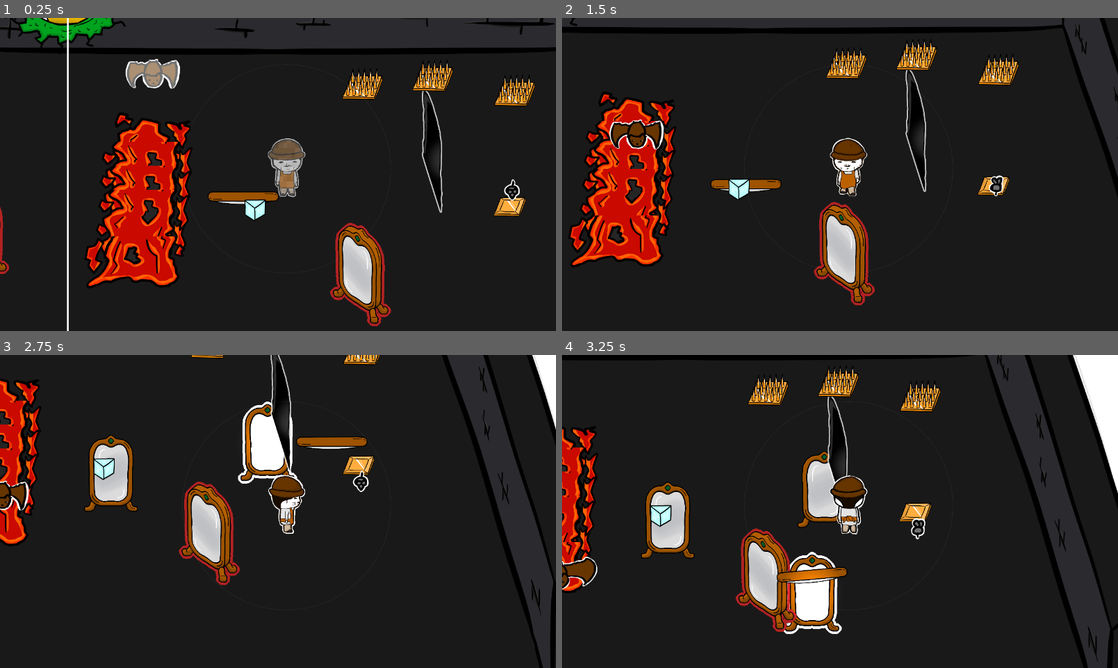
Above: before the commit, frames 1-4 (two rows, left to right).
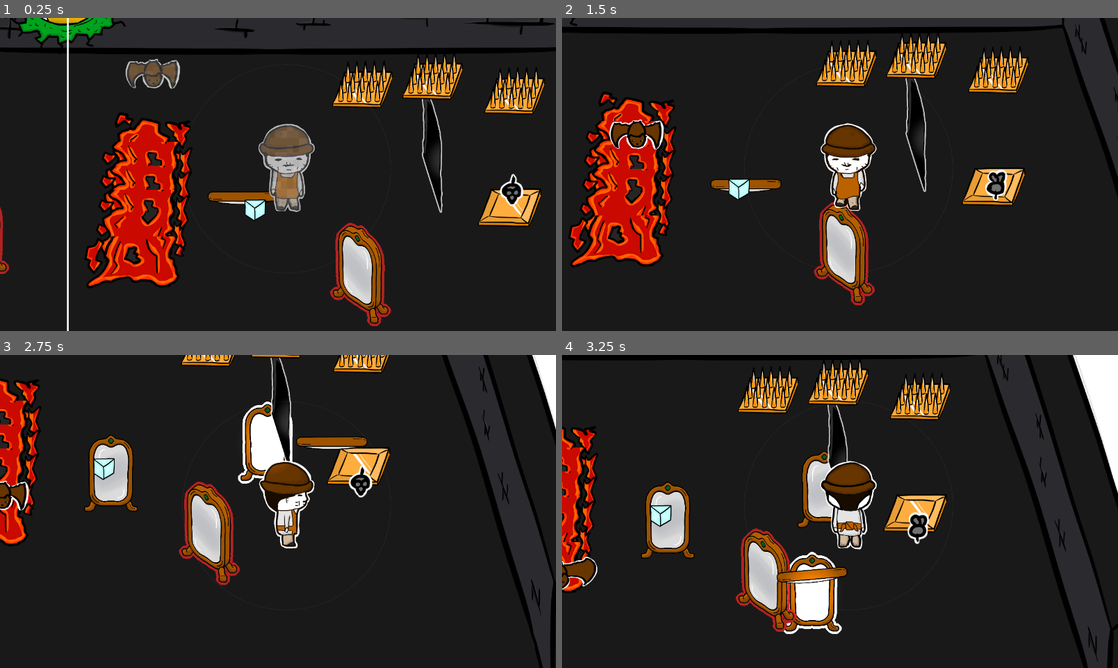
Above: after the commit, the same moments.

Repository: londek/bazylustra
Game: Godot game, scene res://scenes/levels/level.tscn
Two runs of this game, one before a commit and one after it. Both use one fixed random seed, a clock stepped at 60 frames per second and the inputs below.
Inputs (mouse positions are in pixels of both pictures, inside the frame that each line leads up to):
- Up to frame 1 (0.25 s): no input
- Up to frame 2 (1.5 s): move the mouse to (962, 158) at 0.52 s; hold D (right) 0.53-1.28 s; click (962, 158) at 0.6 s; move the mouse to (728, 190) at 1.27 s; hold S (down) from 1.28 s (still down); right-click (728, 190) at 1.35 s
- Up to frame 3 (2.75 s): click (166, 527) at 1.55 s; move the mouse to (333, 442) at 2.02 s; release S (down) at 2.03 s; hold D (right) from 2.03 s (still down); click (333, 442) at 2.1 s
- Up to frame 4 (3.25 s): move the mouse to (812, 574) at 2.77 s; release D (right) at 2.78 s; hold W (up) from 2.78 s (still down); tap Mouse wheel up (rotate_left_little) at 2.85 s; click (812, 574) at 3.05 s

The runs differ from the first frame. In frame 1, 6.1% of the frame differs, in the area x 22-98%, y 11-67%; in frame 2, 5.3%; in frame 3, 3.2%; in frame 4, 5.4%.

Commit message:
level 4, changed lava colliders

Diff:
--- a/assets/shaders/stoned_visual.tres
+++ b/assets/shaders/stoned_visual.tres
@@ -29,7 +29,7 @@
 render_mode blend_mix;
 
 uniform sampler2D IMG;
-uniform float progress : hint_range(0, 1, 0.10000000149012) = 0;
+uniform float progress : hint_range(0, 1, 0.10000000149012) = 1;
 
 
 
--- a/scenes/levels/level.tscn
+++ b/scenes/levels/level.tscn
@@ -6,13 +6,11 @@
 [ext_resource type="PackedScene" uid="uid://bjo3n3e4w4d21" path="res://scenes/objects/exit.tscn" id="3_m811y"]
 [ext_resource type="PackedScene" uid="uid://ddmxx0a0mg7ia" path="res://scenes/player/player.tscn" id="4_jpm1u"]
 [ext_resource type="PackedScene" uid="uid://dinont5i2mn5t" path="res://scenes/objects/rat.tscn" id="6_g6tdg"]
-[ext_resource type="Texture2D" uid="uid://b5bkg5kooyd6o" path="res://assets/objects/plate_up_gold.png" id="7_aac56"]
 [ext_resource type="PackedScene" uid="uid://cyo23umo4frlx" path="res://scenes/objects/laser.tscn" id="7_d6bhu"]
 [ext_resource type="PackedScene" uid="uid://xanx05mu3sur" path="res://scenes/objects/bat.tscn" id="7_ne2d8"]
 [ext_resource type="PackedScene" uid="uid://thrppbl7ql68" path="res://scenes/objects/pressure_plate.tscn" id="8_dl2ul"]
 [ext_resource type="PackedScene" uid="uid://umfj3l0v6mu0" path="res://scenes/objects/prism.tscn" id="8_hifb8"]
 [ext_resource type="PackedScene" uid="uid://bdsgt53px4t4q" path="res://scenes/objects/mirror.tscn" id="8_u0gsn"]
-[ext_resource type="Texture2D" uid="uid://7qropf3st8dl" path="res://assets/objects/plate_down_gold.png" id="8_wml11"]
 [ext_resource type="PackedScene" uid="uid://cc4djhdh7x178" path="res://scenes/objects/spikes.tscn" id="9_w1fdj"]
 [ext_resource type="PackedScene" uid="uid://dnyk0pa1cd3xx" path="res://scenes/objects/lava.tscn" id="15_60aut"]
 [ext_resource type="PackedScene" uid="uid://dyp1fxrfs7obq" path="res://scenes/objects/lava_tile_top.tscn" id="16_bgnof"]
@@ -56,8 +54,6 @@
 [node name="PressurePlate" parent="Objects" node_paths=PackedStringArray("spikes") instance=ExtResource("8_dl2ul")]
 position = Vector2(1778, 241)
 spikes = [NodePath("../Spikes"), NodePath("../Spikes2"), NodePath("../Spikes3")]
-sprite = ExtResource("7_aac56")
-sprite_pressed = ExtResource("8_wml11")
 
 [node name="Spikes" parent="Objects" instance=ExtResource("9_w1fdj")]
 position = Vector2(1816, -648)
@@ -92,7 +88,7 @@
 zoom = Vector2(0.3, 0.3)
 metadata/_edit_lock_ = true
 
-[node name="Laser" parent="." node_paths=PackedStringArray("mirror_cursor") instance=ExtResource("7_d6bhu")]
+[node name="Laser" parent="." instance=ExtResource("7_d6bhu")]
 position = Vector2(-1613, -1309)
 angle = 90.0
 
--- a/scenes/levels/level_3.tscn
+++ b/scenes/levels/level_3.tscn
@@ -7,15 +7,19 @@
 [ext_resource type="PackedScene" uid="uid://bdsgt53px4t4q" path="res://scenes/objects/mirror.tscn" id="5_05gxo"]
 [ext_resource type="PackedScene" uid="uid://umfj3l0v6mu0" path="res://scenes/objects/prism.tscn" id="5_mkw3o"]
 [ext_resource type="PackedScene" uid="uid://ddmxx0a0mg7ia" path="res://scenes/player/player.tscn" id="6_usdmf"]
+[ext_resource type="PackedScene" uid="uid://xanx05mu3sur" path="res://scenes/objects/bat.tscn" id="7_jh454"]
+[ext_resource type="PackedScene" uid="uid://thrppbl7ql68" path="res://scenes/objects/pressure_plate.tscn" id="7_paifo"]
 [ext_resource type="PackedScene" uid="uid://cyo23umo4frlx" path="res://scenes/objects/laser.tscn" id="7_s5e6w"]
-[ext_resource type="PackedScene" uid="uid://dnyk0pa1cd3xx" path="res://scenes/objects/lava.tscn" id="8_gxfhs"]
+[ext_resource type="PackedScene" uid="uid://cc4djhdh7x178" path="res://scenes/objects/spikes.tscn" id="8_sp7os"]
+[ext_resource type="PackedScene" uid="uid://d3457f7vymrfb" path="res://scenes/objects/barrel.tscn" id="9_3qf4e"]
 [ext_resource type="PackedScene" uid="uid://u1slk8d2246i" path="res://scenes/entrance.tscn" id="9_76gmf"]
-[ext_resource type="PackedScene" uid="uid://cxych22u744p6" path="res://scenes/objects/lava_tile_bottom.tscn" id="10_i16kt"]
-[ext_resource type="PackedScene" uid="uid://cd6u6xe3l2iuy" path="res://scenes/objects/lava_tile_middle.tscn" id="11_aqp6h"]
-[ext_resource type="PackedScene" uid="uid://dyp1fxrfs7obq" path="res://scenes/objects/lava_tile_top.tscn" id="12_t0dq3"]
+[ext_resource type="PackedScene" uid="uid://dinont5i2mn5t" path="res://scenes/objects/rat.tscn" id="10_nlkh2"]
+[ext_resource type="PackedScene" uid="uid://b1x1xa4x2apgy" path="res://scenes/objects/lava_middle_animated.tscn" id="16_v88gm"]
+[ext_resource type="Texture2D" uid="uid://b48ol41kn2pi6" path="res://assets/objects/lava_top.png" id="19_w3tle"]
+[ext_resource type="Texture2D" uid="uid://lvv102m3166o" path="res://assets/objects/lava_bottom.png" id="21_cnrxm"]
 
 [sub_resource type="RectangleShape2D" id="RectangleShape2D_6clpm"]
-size = Vector2(322, 300)
+size = Vector2(612, 17)
 
 [node name="level3" type="Node2D"]
 y_sort_enabled = true
@@ -55,7 +59,35 @@
 [node name="Prism" parent="Objects" instance=ExtResource("5_mkw3o")]
 position = Vector2(926, 311)
 
+[node name="PressurePlate" parent="Objects" node_paths=PackedStringArray("spikes") instance=ExtResource("7_paifo")]
+position = Vector2(-1937, 1611)
+spikes = [NodePath("../Spikes")]
+
+[node name="Spikes" parent="Objects" instance=ExtResource("8_sp7os")]
+position = Vector2(2428, -3)
+flip_horizontal = true
+
+[node name="barrel" parent="Objects" instance=ExtResource("9_3qf4e")]
+position = Vector2(-1230, 465)
+
+[node name="barrel2" parent="Objects" instance=ExtResource("9_3qf4e")]
+position = Vector2(-840, 694)
+
+[node name="barrel3" parent="Objects" instance=ExtResource("9_3qf4e")]
+position = Vector2(-498, 1022)
+
 [node name="Entities" type="Node2D" parent="."]
+
+[node name="Bat" parent="Entities" instance=ExtResource("7_jh454")]
+position = Vector2(1766, -402)
+waypoint_a = Vector2(1770, -400)
+waypoint_b = Vector2(2000, 1050)
+
+[node name="Rat" parent="Entities" instance=ExtResource("10_nlkh2")]
+position = Vector2(-1771, 465)
+waypoint_a = Vector2(-1880, 500)
+waypoint_b = Vector2(-1990, 1840)
+speed = 300.0
 
 [node name="Player" parent="." node_paths=PackedStringArray("mirror_cursor") instance=ExtResource("6_usdmf")]
 z_index = 999
@@ -90,32 +122,46 @@
 color = Color(0.28485, 0.28485, 0.28485, 1)
 blend_mode = 1
 
-[node name="Lava" parent="." instance=ExtResource("8_gxfhs")]
-z_index = -1
-position = Vector2(-1561, -205)
-skew = -0.268781
-
-[node name="LavaTileBottom" parent="Lava" instance=ExtResource("10_i16kt")]
-position = Vector2(3088, 2133)
-
-[node name="LavaTileMiddle" parent="Lava" instance=ExtResource("11_aqp6h")]
-position = Vector2(3198.17, 1753.11)
-
-[node name="LavaTileMiddle2" parent="Lava" instance=ExtResource("11_aqp6h")]
-position = Vector2(3210.35, 1389.22)
-rotation = 3.14159
-
-[node name="LavaTileMiddle3" parent="Lava" instance=ExtResource("11_aqp6h")]
-position = Vector2(3277.59, 1024.39)
-
-[node name="LavaTileMiddle4" parent="Lava" instance=ExtResource("11_aqp6h")]
-position = Vector2(3290.31, 658.422)
-rotation = 3.14159
-
-[node name="LavaTileTop" parent="Lava" instance=ExtResource("12_t0dq3")]
-position = Vector2(3377.04, 263.459)
-
 [node name="Entrance" parent="." instance=ExtResource("9_76gmf")]
 position = Vector2(-2570, -561)
 
+[node name="LavaReimagined" type="StaticBody2D" parent="."]
+position = Vector2(1269, 890)
+collision_layer = 32
+
+[node name="LavaTiles" type="Node2D" parent="LavaReimagined"]
+z_index = -1
+position = Vector2(164, 192)
+scale = Vector2(2, 2)
+skew = -0.20944
+
+[node name="LavaTop" type="Sprite2D" parent="LavaReimagined/LavaTiles"]
+position = Vector2(303, -537)
+texture = ExtResource("19_w3tle")
+
+[node name="LavaMiddleAnimated" parent="LavaReimagined/LavaTiles" instance=ExtResource("16_v88gm")]
+position = Vector2(293.406, -343.171)
+frame_progress = 0.0
+
+[node name="LavaMiddleAnimated2" parent="LavaReimagined/LavaTiles" instance=ExtResource("16_v88gm")]
+position = Vector2(280, -161)
+rotation = 3.14159
+frame_progress = 0.0
+
+[node name="LavaMiddleAnimated4" parent="LavaReimagined/LavaTiles" instance=ExtResource("16_v88gm")]
+position = Vector2(279, 21)
+rotation = -3.14159
+frame_progress = 0.0
+
+[node name="LavaMiddleAnimated5" parent="LavaReimagined/LavaTiles" instance=ExtResource("16_v88gm")]
+position = Vector2(291, 201)
+frame_progress = 0.0
+
+[node name="LavaBottom" type="Sprite2D" parent="LavaReimagined/LavaTiles"]
+position = Vector2(248.5, 389.5)
+texture = ExtResource("21_cnrxm")
+
+[node name="CollisionPolygon2D" type="CollisionPolygon2D" parent="LavaReimagined"]
+polygon = PackedVector2Array(347, 1114, 392, 595, 317, 272, 229, -564, 225, -1072, 798, -1003, 980, -416, 1269, 1129)
+
 [connection signal="place_mirror" from="MirrorCursor" to="." method="_on_mirror_cursor_place_mirror"]
--- /dev/null
+++ b/scenes/levels/level_4.tscn
@@ -0,0 +1,182 @@
+[gd_scene load_steps=19 format=3 uid="uid://biwvgx3ljd1ro"]
+
+[ext_resource type="Script" path="res://scenes/levels/level.gd" id="1_oqa64"]
+[ext_resource type="Texture2D" uid="uid://svopwtbjbikc" path="res://assets/room.png" id="2_4wshk"]
+[ext_resource type="PackedScene" uid="uid://bjo3n3e4w4d21" path="res://scenes/objects/exit.tscn" id="3_nlkds"]
+[ext_resource type="PackedScene" uid="uid://rm8qttkjv66d" path="res://scenes/objects/mirror_cursor.tscn" id="4_mk8k6"]
+[ext_resource type="PackedScene" uid="uid://thrppbl7ql68" path="res://scenes/objects/pressure_plate.tscn" id="5_hna3t"]
+[ext_resource type="PackedScene" uid="uid://bdsgt53px4t4q" path="res://scenes/objects/mirror.tscn" id="5_mkyu7"]
+[ext_resource type="PackedScene" uid="uid://ddmxx0a0mg7ia" path="res://scenes/player/player.tscn" id="5_sv4u2"]
+[ext_resource type="PackedScene" uid="uid://cyo23umo4frlx" path="res://scenes/objects/laser.tscn" id="6_0dqy1"]
+[ext_resource type="Texture2D" uid="uid://dp88fqa7m0m4t" path="res://assets/objects/plate_up_silver.png" id="6_h76so"]
+[ext_resource type="Texture2D" uid="uid://24673auj11em" path="res://assets/objects/plate_down_silver.png" id="7_dsukl"]
+[ext_resource type="PackedScene" uid="uid://cc4djhdh7x178" path="res://scenes/objects/spikes.tscn" id="8_eieko"]
+[ext_resource type="PackedScene" uid="uid://u1slk8d2246i" path="res://scenes/entrance.tscn" id="8_j1hbl"]
+[ext_resource type="Texture2D" uid="uid://j6mwqvxbbsv8" path="res://assets/objects/spikes_silver.png" id="9_h655d"]
+[ext_resource type="Texture2D" uid="uid://c1nhkeqqlyfti" path="res://assets/objects/spikes_silver_hid.png" id="10_232hk"]
+[ext_resource type="PackedScene" uid="uid://umfj3l0v6mu0" path="res://scenes/objects/prism.tscn" id="12_6b2fc"]
+[ext_resource type="Texture2D" uid="uid://b48ol41kn2pi6" path="res://assets/objects/lava_top.png" id="16_61ygu"]
+[ext_resource type="PackedScene" uid="uid://b1x1xa4x2apgy" path="res://scenes/objects/lava_middle_animated.tscn" id="17_x315k"]
+[ext_resource type="Texture2D" uid="uid://lvv102m3166o" path="res://assets/objects/lava_bottom.png" id="18_n7xnh"]
+
+[node name="level4" type="Node2D"]
+y_sort_enabled = true
+script = ExtResource("1_oqa64")
+
+[node name="SceneConceptFinal" type="Sprite2D" parent="."]
+z_index = -3
+position = Vector2(-29, 49)
+scale = Vector2(2, 2)
+texture = ExtResource("2_4wshk")
+
+[node name="Exit" parent="." instance=ExtResource("3_nlkds")]
+position = Vector2(2704, 1)
+
+[node name="MirrorCursor" parent="." instance=ExtResource("4_mk8k6")]
+
+[node name="Mirrors" type="Node2D" parent="."]
+
+[node name="StaticMirrors" type="Node2D" parent="."]
+
+[node name="Mirror" parent="StaticMirrors" instance=ExtResource("5_mkyu7")]
+position = Vector2(-1042, -205)
+rotation_fake = 140
+immovable = true
+
+[node name="Mirror2" parent="StaticMirrors" instance=ExtResource("5_mkyu7")]
+position = Vector2(-2315, -403)
+rotation_fake = 300
+immovable = true
+
+[node name="Objects" type="Node2D" parent="."]
+
+[node name="PressurePlate" parent="Objects" node_paths=PackedStringArray("spikes") instance=ExtResource("5_hna3t")]
+position = Vector2(1984, 1807)
+spikes = [NodePath("../SpikesG"), NodePath("../SpikesG2"), NodePath("../SpikesG3"), NodePath("../SpikesG4")]
+flip_horizontal = true
+
+[node name="PressurePlate2" parent="Objects" node_paths=PackedStringArray("spikes") instance=ExtResource("5_hna3t")]
+position = Vector2(724, -478)
+spikes = [NodePath("../Spikes2")]
+sprite = ExtResource("6_h76so")
+sprite_pressed = ExtResource("7_dsukl")
+flip_horizontal = true
+
+[node name="SpikesG" parent="Objects" instance=ExtResource("8_eieko")]
+position = Vector2(-1158, 1006)
+
+[node name="SpikesG2" parent="Objects" instance=ExtResource("8_eieko")]
+position = Vector2(-1268, 1273)
+
+[node name="SpikesG3" parent="Objects" instance=ExtResource("8_eieko")]
+position = Vector2(-1371, 1542)
+
+[node name="SpikesG4" parent="Objects" instance=ExtResource("8_eieko")]
+position = Vector2(-1474, 1818)
+
+[node name="Spikes2" parent="Objects" instance=ExtResource("8_eieko")]
+position = Vector2(692, -64)
+sprite = ExtResource("9_h655d")
+sprite_hid = ExtResource("10_232hk")
+flip_horizontal = true
+
+[node name="Prism" parent="Objects" instance=ExtResource("12_6b2fc")]
+position = Vector2(-2022, 51)
+
+[node name="Entities" type="Node2D" parent="."]
+
+[node name="Player" parent="." node_paths=PackedStringArray("mirror_cursor") instance=ExtResource("5_sv4u2")]
+z_index = 999
+position = Vector2(-2791, 1227)
+mirror_cursor = NodePath("../MirrorCursor")
+
+[node name="Camera2D" type="Camera2D" parent="Player"]
+position = Vector2(-66, 44)
+zoom = Vector2(0.2, 0.2)
+limit_left = -3800
+limit_top = -2100
+limit_right = 3800
+limit_bottom = 2100
+position_smoothing_enabled = true
+metadata/_edit_lock_ = true
+
+[node name="Laser" parent="." instance=ExtResource("6_0dqy1")]
+position = Vector2(1651, -1411)
+angle = 95.0
+
+[node name="Walls" type="StaticBody2D" parent="."]
+scale = Vector2(2, 2)
+collision_layer = 4
+collision_mask = 3
+metadata/_edit_lock_ = true
+
+[node name="CollisionPolygon2D" type="CollisionPolygon2D" parent="Walls"]
+polygon = PackedVector2Array(-1746, 952, -1206, -640, -321.934, -633.965, 1138, -624, 1634, 764, 1634, 1016, -1726, 980, -1850, 1073, 1824, 1103, 1600, -908, -1649, -927, -1920, 1009)
+
+[node name="DirectionalLight2D" type="DirectionalLight2D" parent="."]
+visible = false
+color = Color(0.28485, 0.28485, 0.28485, 1)
+blend_mode = 1
+
+[node name="Entrance" parent="." instance=ExtResource("8_j1hbl")]
+position = Vector2(-3092, 1093)
+
+[node name="LavaReimagined" type="StaticBody2D" parent="."]
+position = Vector2(990, 40)
+collision_layer = 32
+
+[node name="LavaTiles" type="Node2D" parent="LavaReimagined"]
+z_index = -1
+position = Vector2(423, 372)
+rotation = -0.200713
+scale = Vector2(1.8, 2)
+skew = -0.120428
+
+[node name="LavaTop" type="Sprite2D" parent="LavaReimagined/LavaTiles"]
+position = Vector2(303, -537)
+texture = ExtResource("16_61ygu")
+
+[node name="LavaMiddleAnimated" parent="LavaReimagined/LavaTiles" instance=ExtResource("17_x315k")]
+position = Vector2(293.406, -343.171)
+frame_progress = 0.0
+
+[node name="LavaMiddleAnimated5" parent="LavaReimagined/LavaTiles" instance=ExtResource("17_x315k")]
+position = Vector2(292.307, -159.735)
+frame_progress = 0.0
+
+[node name="LavaBottom" type="Sprite2D" parent="LavaReimagined/LavaTiles"]
+position = Vector2(249.807, 28.7654)
+texture = ExtResource("18_n7xnh")
+
+[node name="CollisionPolygon2D" type="CollisionPolygon2D" parent="LavaReimagined"]
+visible = false
+polygon = PackedVector2Array(584, 606, 492, 350, 524, 111, 473.317, -89.5298, 481, -192, 399, -295, 367.396, -436.13, 378, -556, 306, -755, 281, -969, 855, -965, 1258, 471)
+
+[node name="LavaReimagined2" type="StaticBody2D" parent="."]
+position = Vector2(1458, 1897)
+collision_layer = 32
+
+[node name="LavaTiles" type="Node2D" parent="LavaReimagined2"]
+z_index = -1
+position = Vector2(924, -1151)
+rotation = -3.43306
+scale = Vector2(1.8, 2)
+skew = -0.120428
+
+[node name="LavaTop" type="Sprite2D" parent="LavaReimagined2/LavaTiles"]
+position = Vector2(302.271, -526.163)
+texture = ExtResource("16_61ygu")
+
+[node name="LavaMiddleAnimated5" parent="LavaReimagined2/LavaTiles" instance=ExtResource("17_x315k")]
+position = Vector2(295.739, -331.574)
+frame_progress = 0.0
+
+[node name="LavaBottom" type="Sprite2D" parent="LavaReimagined2/LavaTiles"]
+position = Vector2(253.239, -143.074)
+texture = ExtResource("18_n7xnh")
+
+[node name="CollisionPolygon2D" type="CollisionPolygon2D" parent="LavaReimagined2"]
+visible = false
+polygon = PackedVector2Array(584, 606, 492, 350, 524, 111, 473.317, -89.5298, 481, -192, 399, -295, 367.396, -436.13, 378, -556, 306, -755, 281, -969, 855, -965, 1258, 471)
+
+[connection signal="place_mirror" from="MirrorCursor" to="." method="_on_mirror_cursor_place_mirror"]
--- a/scenes/objects/barrel.tscn
+++ b/scenes/objects/barrel.tscn
@@ -4,10 +4,10 @@
 [ext_resource type="Texture2D" uid="uid://flwby8dhlpx3" path="res://assets/objects/barrel_top.png" id="2_7aiix"]
 
 [sub_resource type="RectangleShape2D" id="RectangleShape2D_j1sk8"]
-size = Vector2(231, 205.5)
+size = Vector2(321.75, 205.5)
 
 [node name="barrel" type="StaticBody2D"]
-scale = Vector2(1.2, 1.2)
+scale = Vector2(1.5, 1.5)
 collision_layer = 4
 
 [node name="CollisionShape2D" type="CollisionShape2D" parent="."]
--- a/scenes/objects/bat.tscn
+++ b/scenes/objects/bat.tscn
@@ -1,7 +1,8 @@
-[gd_scene load_steps=23 format=3 uid="uid://xanx05mu3sur"]
+[gd_scene load_steps=24 format=3 uid="uid://xanx05mu3sur"]
 
 [ext_resource type="Script" path="res://scenes/objects/bat.gd" id="1_hyc22"]
 [ext_resource type="Shader" uid="uid://ffsdqokgdg0w" path="res://assets/shaders/stoned_visual.tres" id="2_5cbku"]
+[ext_resource type="Texture2D" uid="uid://j5ohxg5qgccp" path="res://assets/placeholder/noise_.jpg" id="3_b7bwx"]
 [ext_resource type="Texture2D" uid="uid://d01q0mlsryum2" path="res://assets/bat/bat_fly_down_1.png" id="6_4nr0v"]
 [ext_resource type="Texture2D" uid="uid://c1uqb00pi12b2" path="res://assets/bat/bat_fly_down_2.png" id="7_0ar7f"]
 [ext_resource type="Texture2D" uid="uid://dm18br0dly3a1" path="res://assets/bat/bat_fly_down_3.png" id="8_3cclm"]
@@ -22,6 +23,7 @@
 resource_local_to_scene = true
 shader = ExtResource("2_5cbku")
 shader_parameter/progress = 0.0
+shader_parameter/IMG = ExtResource("3_b7bwx")
 
 [sub_resource type="Animation" id="Animation_srn7x"]
 length = 0.001
@@ -101,9 +103,10 @@
 }
 
 [sub_resource type="RectangleShape2D" id="RectangleShape2D_k8xq1"]
-size = Vector2(300, 180)
+size = Vector2(300, 325)
 
 [node name="Bat" type="CharacterBody2D"]
+scale = Vector2(2, 2)
 collision_layer = 8
 collision_mask = 4
 script = ExtResource("1_hyc22")
@@ -126,9 +129,9 @@
 collision_layer = 32
 
 [node name="CollisionShape2D" type="CollisionShape2D" parent="WalkableArea"]
+position = Vector2(-1, -56)
+scale = Vector2(2, 0.2)
 shape = SubResource("RectangleShape2D_k8xq1")
-
-[node name="SafetyGuard" type="StaticBody2D" parent="."]
 
 [connection signal="body_entered" from="WalkableArea" to="." method="_on_walkable_area_body_entered"]
 [connection signal="body_exited" from="WalkableArea" to="." method="_on_walkable_area_body_exited"]
--- /dev/null
+++ b/scenes/objects/lava_middle_animated.tscn
@@ -0,0 +1,45 @@
+[gd_scene load_steps=7 format=3 uid="uid://b1x1xa4x2apgy"]
+
+[ext_resource type="Texture2D" uid="uid://bfi0axqgs1gor" path="res://assets/lava/lava/lava_0001.png" id="1_65fi6"]
+[ext_resource type="Texture2D" uid="uid://htxy8fx6yyo7" path="res://assets/lava/lava/lava_0002.png" id="2_nubnv"]
+[ext_resource type="Texture2D" uid="uid://dgylvtyrhd6ph" path="res://assets/lava/lava/lava_0003.png" id="3_xu1lf"]
+[ext_resource type="Texture2D" uid="uid://bv3nelx6blgmw" path="res://assets/lava/lava/lava_0004.png" id="4_nv0ac"]
+[ext_resource type="Texture2D" uid="uid://c52t0h72455kv" path="res://assets/lava/lava/lava_0005.png" id="5_aw62h"]
+
+[sub_resource type="SpriteFrames" id="SpriteFrames_dc5jg"]
+animations = [{
+"frames": [{
+"duration": 1.0,
+"texture": ExtResource("1_65fi6")
+}, {
+"duration": 1.0,
+"texture": ExtResource("2_nubnv")
+}, {
+"duration": 1.0,
+"texture": ExtResource("3_xu1lf")
+}, {
+"duration": 1.0,
+"texture": ExtResource("4_nv0ac")
+}, {
+"duration": 1.0,
+"texture": ExtResource("5_aw62h")
+}, {
+"duration": 1.0,
+"texture": ExtResource("4_nv0ac")
+}, {
+"duration": 1.0,
+"texture": ExtResource("3_xu1lf")
+}, {
+"duration": 1.0,
+"texture": ExtResource("2_nubnv")
+}],
+"loop": true,
+"name": &"default",
+"speed": 4.0
+}]
+
+[node name="LavaMiddleAnimated" type="AnimatedSprite2D"]
+position = Vector2(228, 21)
+sprite_frames = SubResource("SpriteFrames_dc5jg")
+autoplay = "default"
+frame_progress = 0.694848
--- /dev/null
+++ b/scenes/objects/lava_reimagined.tscn
@@ -0,0 +1,27 @@
+[gd_scene load_steps=4 format=3 uid="uid://bh5k8d7s8b5tj"]
+
+[ext_resource type="Texture2D" uid="uid://b48ol41kn2pi6" path="res://assets/objects/lava_top.png" id="1_e022h"]
+[ext_resource type="Texture2D" uid="uid://c01htk60kqlrs" path="res://assets/objects/lava_middle.png" id="2_ccqbp"]
+[ext_resource type="Texture2D" uid="uid://lvv102m3166o" path="res://assets/objects/lava_bottom.png" id="3_615dx"]
+
+[node name="LavaReimagined" type="StaticBody2D"]
+position = Vector2(-1613, -7)
+collision_layer = 32
+
+[node name="LavaTiles" type="Node2D" parent="."]
+scale = Vector2(2, 2)
+
+[node name="LavaTop" type="Sprite2D" parent="LavaTiles"]
+position = Vector2(367, -291)
+texture = ExtResource("1_e022h")
+
+[node name="LavaMiddle" type="Sprite2D" parent="LavaTiles"]
+position = Vector2(341.5, -96)
+texture = ExtResource("2_ccqbp")
+
+[node name="LavaBottom" type="Sprite2D" parent="LavaTiles"]
+position = Vector2(299.5, 92.5)
+texture = ExtResource("3_615dx")
+
+[node name="CollisionPolygon2D" type="CollisionPolygon2D" parent="."]
+polygon = PackedVector2Array(145, 361, 488, -783, 1042, -733, 1002, 356)
--- a/scenes/objects/pressure_plate.gd
+++ b/scenes/objects/pressure_plate.gd
@@ -14,6 +14,7 @@
 
 func _ready() -> void:
 	sprite_2d.flip_h = flip_horizontal
+	sprite_2d.texture = sprite
 
 var pressed: bool = false:
 	set(val):
--- a/scenes/objects/pressure_plate.tscn
+++ b/scenes/objects/pressure_plate.tscn
@@ -8,6 +8,7 @@
 size = Vector2(109, 84.2045)
 
 [node name="PressurePlate" type="Area2D"]
+scale = Vector2(2, 2)
 collision_layer = 16
 collision_mask = 9
 script = ExtResource("1_sf32u")
--- a/scenes/objects/rat.tscn
+++ b/scenes/objects/rat.tscn
@@ -93,7 +93,7 @@
 
 [node name="Rat" type="CharacterBody2D"]
 position = Vector2(-2, 0)
-scale = Vector2(2, 2)
+scale = Vector2(3, 3)
 collision_layer = 8
 collision_mask = 4
 script = ExtResource("1_r5yls")
--- a/scenes/objects/spikes.tscn
+++ b/scenes/objects/spikes.tscn
@@ -4,18 +4,19 @@
 [ext_resource type="Texture2D" uid="uid://dwfrcyhi0w4kt" path="res://assets/objects/spikes_gold_hid.png" id="1_b368s"]
 [ext_resource type="Texture2D" uid="uid://ba2lki6el686w" path="res://assets/objects/spikes_gold.png" id="1_ujxcy"]
 
-[sub_resource type="RectangleShape2D" id="RectangleShape2D_xmjqr"]
-size = Vector2(250, 250)
+[sub_resource type="RectangleShape2D" id="RectangleShape2D_47123"]
+size = Vector2(220, 220)
 
 [node name="Spikes" type="StaticBody2D"]
-collision_layer = 4
+scale = Vector2(1.5, 1.5)
+collision_layer = 32
 script = ExtResource("1_5dpsx")
 sprite = ExtResource("1_ujxcy")
 sprite_hid = ExtResource("1_b368s")
 
-[node name="CollisionShape2D" type="CollisionShape2D" parent="."]
-shape = SubResource("RectangleShape2D_xmjqr")
-
 [node name="Sprite2D" type="Sprite2D" parent="."]
 position = Vector2(0, 5)
 texture = ExtResource("1_ujxcy")
+
+[node name="CollisionShape2D" type="CollisionShape2D" parent="."]
+shape = SubResource("RectangleShape2D_47123")
--- a/scenes/player/player.tscn
+++ b/scenes/player/player.tscn
@@ -27,8 +27,8 @@
 shader_parameter/IMG = ExtResource("3_8deny")
 
 [sub_resource type="CapsuleShape2D" id="CapsuleShape2D_7r6jy"]
-radius = 117.0
-height = 252.0
+radius = 90.6665
+height = 181.333
 
 [sub_resource type="Animation" id="Animation_xoq2k"]
 length = 0.001
@@ -123,16 +123,18 @@
 }
 
 [node name="Player" type="CharacterBody2D"]
-collision_mask = 100
+collision_mask = 356
 script = ExtResource("1_tl15c")
 
 [node name="Sprite2D" type="Sprite2D" parent="."]
 material = SubResource("ShaderMaterial_cixci")
 position = Vector2(0, -10)
+scale = Vector2(1.5, 1.5)
 texture = ExtResource("2_obtah")
 
 [node name="CollisionShape2D" type="CollisionShape2D" parent="."]
-position = Vector2(1, 92)
+position = Vector2(1, 207)
+scale = Vector2(1.5, 1.5)
 shape = SubResource("CapsuleShape2D_7r6jy")
 
 [node name="AnimationPlayer" type="AnimationPlayer" parent="."]
Binary file added: assets/lava/lava/lava_0001.png
Not shown, added: assets/lava/lava/lava_0001.png.import
Binary file added: assets/lava/lava/lava_0002.png
Not shown, added: assets/lava/lava/lava_0002.png.import
Binary file added: assets/lava/lava/lava_0003.png
Not shown, added: assets/lava/lava/lava_0003.png.import
Binary file added: assets/lava/lava/lava_0004.png
Not shown, added: assets/lava/lava/lava_0004.png.import
Binary file added: assets/lava/lava/lava_0005.png
Not shown, added: assets/lava/lava/lava_0005.png.import
Not shown: 1 places in scenes/levels/level.tscn that only renumber resources
Not shown: 1 places in scenes/levels/level_3.tscn that only renumber resources
